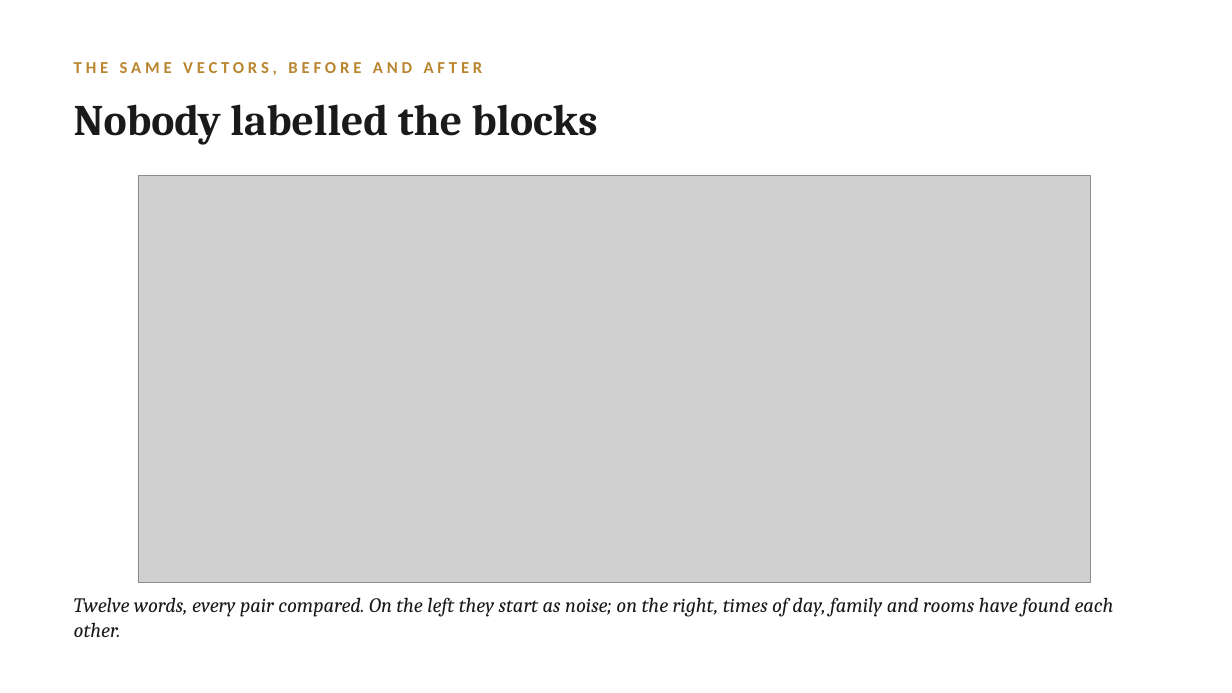
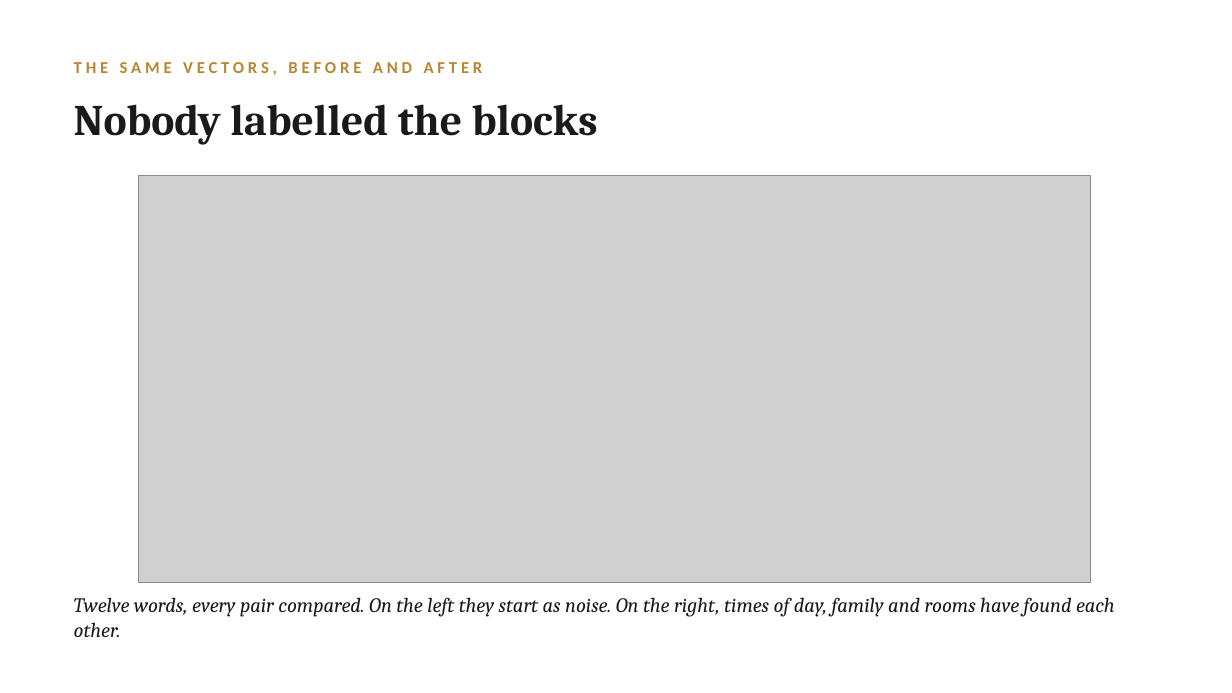
Before and after one commit to lucianli123/culture-as-data-2026, a slide deck: slide 14 of slides/week-04-lecture-draft.pptx. Drawn at 1232x693 pixels with LibreOffice and Linux fonts; fonts in the diff are those of the drawing; grey boxes stand for pictures. Boxes give left, top, right and bottom in pixels: in the first picture for what was removed or moved away, otherwise in the second. Text is boxed around its words. In the diff, an @@ line names an element or a change of style, - is before the commit and + after.

```diff
--- a/slides/week-04-lecture-draft.pptx
+++ b/slides/week-04-lecture-draft.pptx
@@ text at (x1=74, y1=597, x2=1115, y2=637): text changed @@
-Twelve words, every pair compared. On the left they start as noise; on the right, times of day, family and rooms have found each other.
+Twelve words, every pair compared. On the left they start as noise. On the right, times of day, family and rooms have found each other.
```
Also in this commit, not shown: 7 other slides changed, 2 other files.
